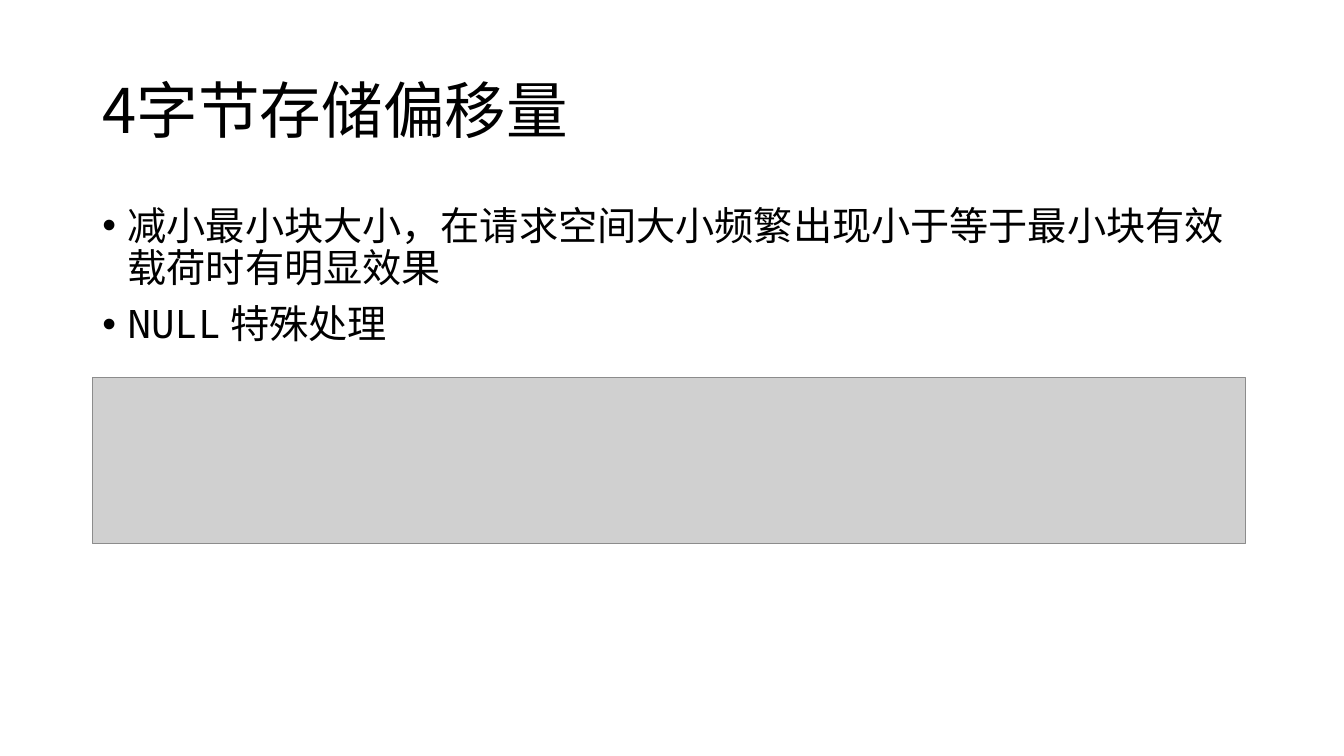
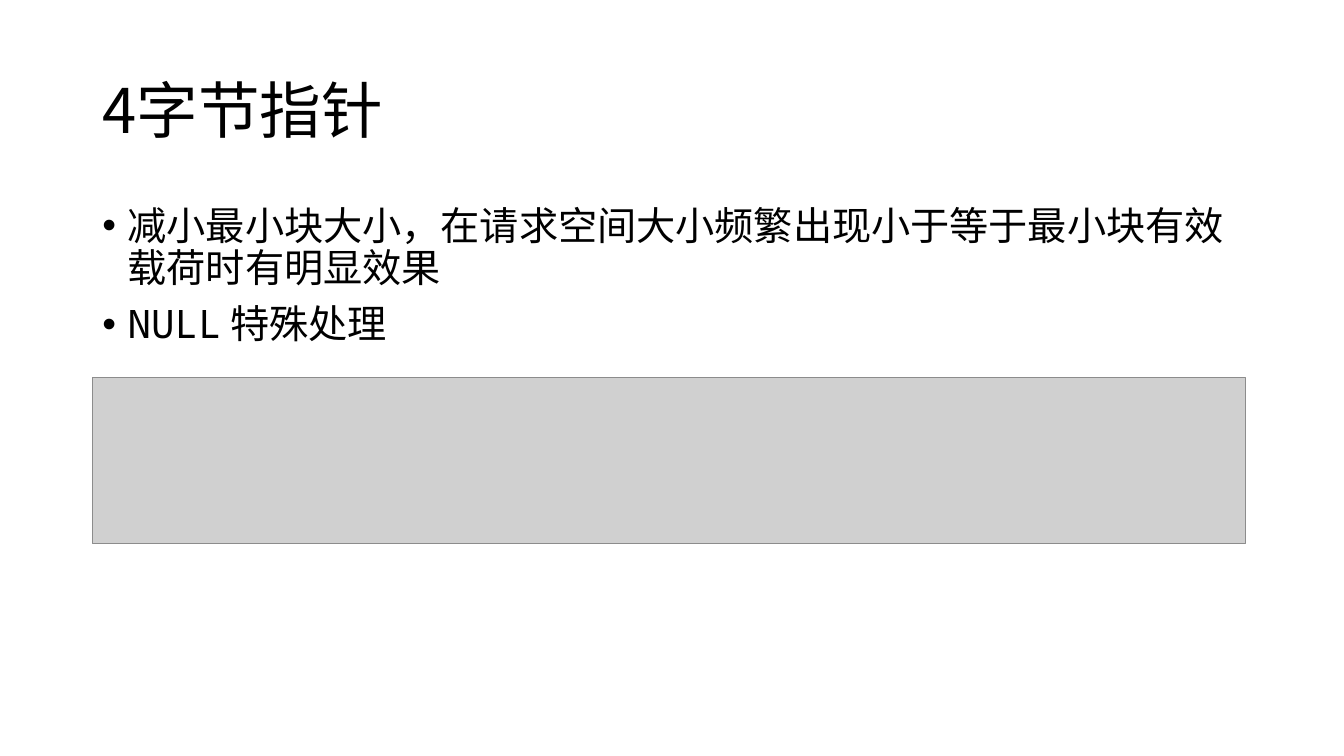
Before and after one commit to KrWriter/ics-recap, a slide deck: slide 13 of malloclab/final.pptx. Drawn at 1344x756 pixels with LibreOffice and Linux fonts; fonts in the diff are those of the drawing; grey boxes stand for pictures. Boxes give left, top, right and bottom in pixels: in the first picture for what was removed or moved away, otherwise in the second. Text is boxed around its words. In the diff, an @@ line names an element or a change of style, - is before the commit and + after.

```diff
--- a/malloclab/final.pptx
+++ b/malloclab/final.pptx
@@ title at [102, 81, 383, 138]: text changed @@
-4字节存储偏移量
+4字节指针
```
Also in this commit, not shown: 1 other slide changed.
